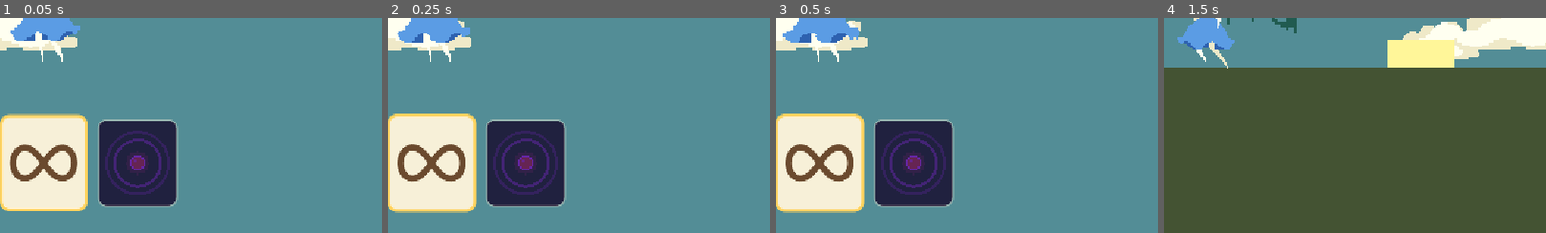
Above: before the commit, frames 1-4 (left to right).
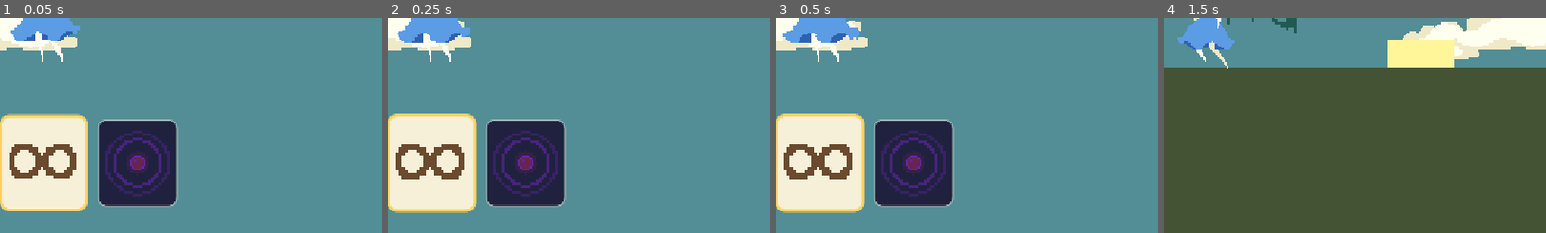
Above: after the commit, the same moments.

Repository: TechPiranja/izumi
Game: Godot game, scene res://scenes/menu.tscn
The game is run twice, just before and just after one commit, with the same random seed, the same clock (stepped at 60 frames per second) and the same inputs.
Inputs (mouse positions are % of the whole screen's width and height, from its top left):
- Up to frame 1 (0.05 s): no input
- Up to frame 2 (0.25 s): no input
- Up to frame 3 (0.5 s): no input
- Up to frame 4 (1.5 s): tap Enter (ui_accept) at 0.5, 0.77 s; move the mouse to (38, 84) at 0.52 s; hold D (move_right) 0.53-1.28 s; tap Space (ping) at 0.6, 1.35 s; click (38, 84) at 0.67 s; move the mouse to (30, 55) at 1.27 s; hold A (move_left) from 1.28 s (still down)
The pictures show only the part of the screen within x 44-94%, y 50-100%; the shares and areas given below are measured in that part.

The runs differ from the first frame. In frame 1, 1.3% of the frame differs, in the area x 2-45%, y 52-84%; in frame 2, 1.3%; in frame 3, 1.3%; in frame 4, nothing differs.

Commit message:
Pixel signs in the menu, no overlapping sounds
- The infinity sign and the rings on the dark card are drawn with square
  pixels instead of smooth lines
- Tutorial: the success chime waits 0.45 s so it does not play together with
  the jump or pickup sound
- The ping sound after a black orb comes later than the pickup sound

Co-Authored-By: Claude Sonnet 5.5 <noreply@anthropic.com>

Diff:
--- a/scripts/blackout.gd
+++ b/scripts/blackout.gd
@@ -95,14 +95,18 @@
 
 
 ## Starts the black-and-outlines effect around `origin` (a world position).
-func start_vision(origin: Vector2) -> void:
+## `sound_delay` holds back the ping sound, e.g. so it doesn't play together with the pickup sound.
+func start_vision(origin: Vector2, sound_delay := 0.0) -> void:
 	var radius := _vision_radius(origin)
 	var duration := radius / VISION_SPEED + VISION_START_DELAY + VISION_HOLD
 	vision_active = true
 	vision_id += 1
 
 	vision_started.emit(origin, radius, duration)
-	Sfx.play("ping", 0.0, 0.0)
+	if sound_delay > 0.0:
+		get_tree().create_timer(sound_delay).timeout.connect(Sfx.play.bind("ping", 0.0, 0.0))
+	else:
+		Sfx.play("ping", 0.0, 0.0)
 	_animate_overlay(duration)
 
 	# The ring and the end of the vision are timed with the id, so an early end cancels them.
--- a/scripts/dark_orb.gd
+++ b/scripts/dark_orb.gd
@@ -4,6 +4,7 @@
 extends WingOrb
 
 const DARK_COLOR := Color(0.35, 0.15, 0.6)
+const PING_SOUND_DELAY := 0.6
 
 
 ## The first orb's vision wave grows until it reaches the next black orb, so they need to be found.
@@ -18,7 +19,8 @@
 	if not Blackout.is_blind:
 		# Dark at once; the vision shows the way for a moment.
 		Blackout.set_blind(true, true)
-		Blackout.start_vision(global_position)
+		# The ping sound comes after the "dark" sound of the pickup, not on top of it.
+		Blackout.start_vision(global_position, PING_SOUND_DELAY)
 		Sfx.play("dark", 0.0, 0.0)
 		Fx.burst(self, global_position, DARK_COLOR, 22, 220.0, 5.0)
 		_shake_camera(6.0)
--- a/scripts/menu_card.gd
+++ b/scripts/menu_card.gd
@@ -6,6 +6,8 @@
 const ORB_TEXTURE := preload("res://sprites/wing_orb.png")
 ## Everything inside the card is drawn relative to this, so the card can be made bigger or smaller.
 const UI_SCALE := 0.6
+## Size of one art pixel on screen, for the signs that are drawn by code.
+const PIXEL := 4.0
 const CARD_SIZE := Vector2(200.0, 220.0) * UI_SCALE
 const COLOR_CREAM := Color("fff4dc")
 const COLOR_GOLD := Color("ffd35e")
@@ -51,6 +53,29 @@
 			_draw_dark_orb(center)
 
 
+func _circle_points(center: Vector2, radius: float) -> PackedVector2Array:
+	var points := PackedVector2Array()
+	var steps := 160
+	for i in steps:
+		points.append(center + Vector2.from_angle(TAU * float(i) / steps) * radius)
+	return points
+
+
+## Draws a line along `points` with big square pixels instead of a smooth stroke:
+## every point is snapped to a grid, and each grid cell is filled once.
+func _draw_pixel_path(points: PackedVector2Array, color: Color, thickness_cells: int) -> void:
+	var cells := {}
+	var shift := Vector2i(thickness_cells / 2, thickness_cells / 2)
+	for point in points:
+		var cell := Vector2i(floori(point.x / PIXEL), floori(point.y / PIXEL))
+		for dx in thickness_cells:
+			for dy in thickness_cells:
+				cells[cell + Vector2i(dx, dy) - shift] = true
+
+	for cell: Vector2i in cells:
+		draw_rect(Rect2(Vector2(cell) * PIXEL, Vector2(PIXEL, PIXEL)), color)
+
+
 func _draw_centered_text(text: String, center: Vector2, font_size: int, color: Color) -> void:
 	var text_size := FONT.get_string_size(text, HORIZONTAL_ALIGNMENT_LEFT, -1, font_size)
 	var ascent := FONT.get_ascent(font_size)
@@ -58,20 +83,20 @@
 	draw_string(FONT, pos, text, HORIZONTAL_ALIGNMENT_LEFT, -1, font_size, color)
 
 
-## The lemniscate: a sideways 8, the sign for infinity.
+## The lemniscate: a sideways 8, the sign for infinity. Drawn in pixels like the rest of the art.
 func _draw_infinity(center: Vector2, color: Color) -> void:
 	var points := PackedVector2Array()
-	var steps := 64
-	for i in steps + 1:
+	var steps := 200
+	for i in steps:
 		var t := TAU * float(i) / steps
 		var denominator := 1.0 + sin(t) * sin(t)
 		points.append(center + Vector2(cos(t), sin(t) * cos(t)) * 70.0 * UI_SCALE / denominator * Vector2(1.0, 1.4))
-	draw_polyline(points, color, 12.0 * UI_SCALE, true)
+	_draw_pixel_path(points, color, 2)
 
 
 func _draw_dark_orb(center: Vector2) -> void:
-	# Two soft rings around the black orb, like a sound wave.
-	draw_arc(center, 78.0 * UI_SCALE, 0.0, TAU, 48, Color(COLOR_DARK, 0.35), 4.0)
-	draw_arc(center, 58.0 * UI_SCALE, 0.0, TAU, 48, Color(COLOR_DARK, 0.6), 4.0)
+	# Two pixel rings around the black orb, like a sound wave.
+	_draw_pixel_path(_circle_points(center, 78.0 * UI_SCALE), Color(COLOR_DARK, 0.4), 1)
+	_draw_pixel_path(_circle_points(center, 58.0 * UI_SCALE), Color(COLOR_DARK, 0.7), 1)
 	var orb_size := Vector2(84.0, 84.0) * UI_SCALE
 	draw_texture_rect(orb_texture, Rect2(center - orb_size * 0.5, orb_size), false, Color(0.4, 0.15, 0.65))
--- a/scripts/tutorial.gd
+++ b/scripts/tutorial.gd
@@ -12,6 +12,8 @@
 ## Where an orb floats above its platform (same as in the spawner).
 const ORB_OFFSET := Vector2(0.0, -50.0)
 const DONE_COLOR := Color("ffd35e")
+## Seconds between doing something and the success chime of the card.
+const SUCCESS_DELAY := 0.45
 
 ## What each step shows, left to right. "key:A" is a key, the others are symbols or pictures.
 const STEPS := [
@@ -101,12 +103,15 @@
 
 func _next_step() -> void:
 	advancing = true
+	# Wait a moment, so the sound of what the player just did (a jump, a pickup) is not
+	# played at the same time as the success chime.
+	await get_tree().create_timer(SUCCESS_DELAY).timeout
 	Sfx.play("orb", -4.0)
 	# The card flashes gold, then shows the next step.
 	var style: StyleBoxFlat = card.get_theme_stylebox("panel")
 	style.border_color = DONE_COLOR
 	_pop_card()
-	await get_tree().create_timer(0.6).timeout
+	await get_tree().create_timer(0.5).timeout
 	style.border_color = Color("fff4dc")
 	_enter_step(step + 1)
 	advancing = false
